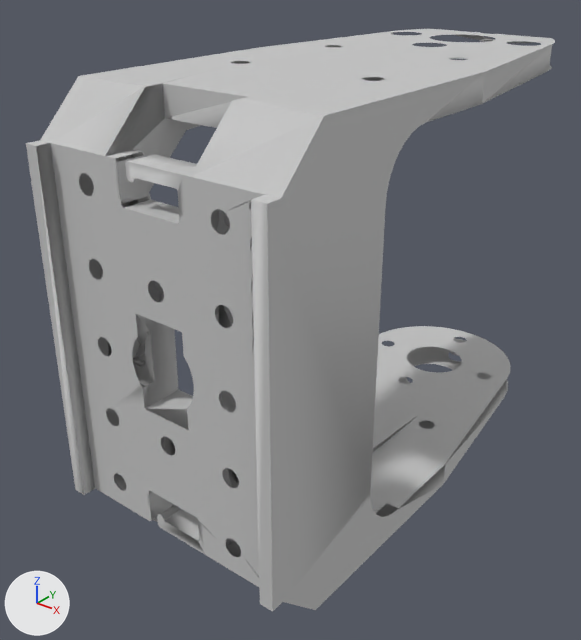
The COLLADA model carl_description/meshes/servo_arm.dae as it was, and as the next commit left it.
Before and after are seen from a 50 mm camera at (0.0575, -0.1118, 0.0708) aimed at (-0.0053, -0.0333, 0.0221). Arrows for +X, +Y and +Z are at lower left; the lights stay in place.

In view in the first picture: 'SketchUp'.
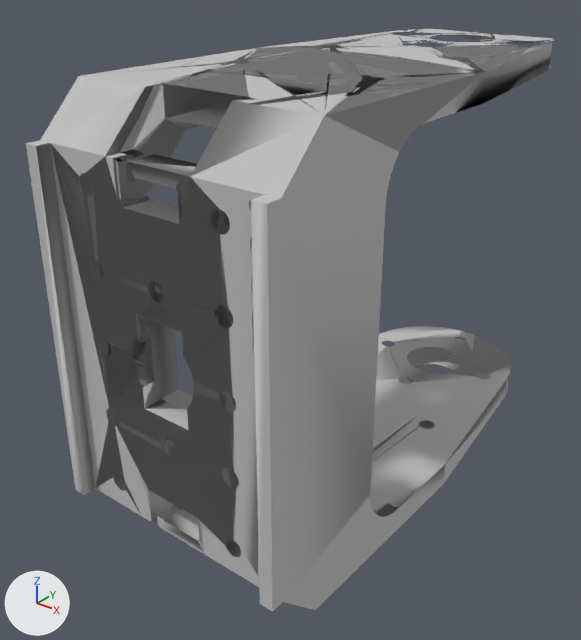
The newer file is also rescaled (x0.849), turned or shifted as a whole; pictures and numbers use the older file's frame.

Changed parts and their boxes [x1, y1, x2, y2] in the pictures (581 x 640 px):
```json
{"part": 1, "of": "me_sketchup", "change": "built on", "before": [82, 29, 547, 279], "after": [81, 29, 555, 355]}
{"part": 2, "of": "me_sketchup", "change": "recoloured", "before": [34, 31, 552, 576], "after": [34, 31, 552, 576]}
```

Edits to the scene script, one JSON object a line:
```json
{"op": "add", "block": "mat_0131_silver", "code": ["mat_0131_silver = principled_material('_0131_Silver')", "mat_0131_silver.base_color = (0.527, 0.527, 0.527)  # light grey #c0c0c0", "mat_0131_silver.roughness = 0.9"]}
{"block": "me_sketchup", "where": "# used by ob_sketchup; location = (0.0, 0.0, 0.0)"}
{"op": "remove", "block": "me_sketchup", "code": "me_sketchup.from_pydata(...)  # 3362 vertices, 4122 faces; spans x -0.0165..0.0165, y -0.0636..0.013, z 0.0..0.0565"}
{"op": "add", "block": "me_sketchup", "code": "me_sketchup.from_pydata(...)  # 4382 vertices, 5099 faces; spans x -0.0165..0.0165, y -0.0636..0.013, z 0.0..0.0565"}
{"block": "me_sketchup", "change": "me_sketchup part 1: 8 vertices moved from x -0.0101..0.013, y -0.0618..0.0022, z 0.0074..0.0565 to x -0.0083..0.013, y -0.0618..0.0029, z 0.0074..0.0565; 94 vertices removed from x -0.0145..0.013, y -0.0615..0.008, z 0.0094..0.0565; 1117 vertices added at x -0.0165..0.0165, y -0.0618..0.0082, z 0.0074..0.0565"}
{"block": "me_sketchup", "change": "me_sketchup part 2: 3647 faces spanning x -0.0165..0.0165, y -0.0636..0.013, z 0.0..0.0565 switch from mat_color_002 (light grey #c6c6c6) to mat_0131_silver (light grey #c0c0c0)"}
```
